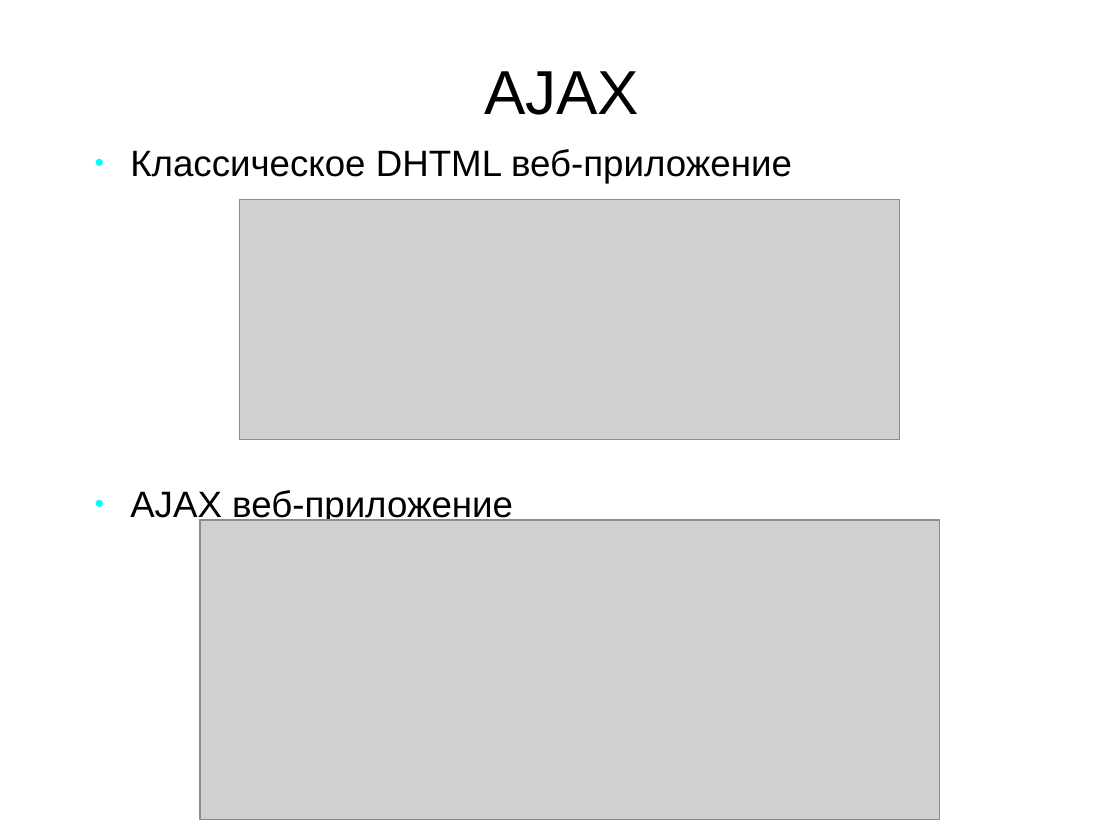
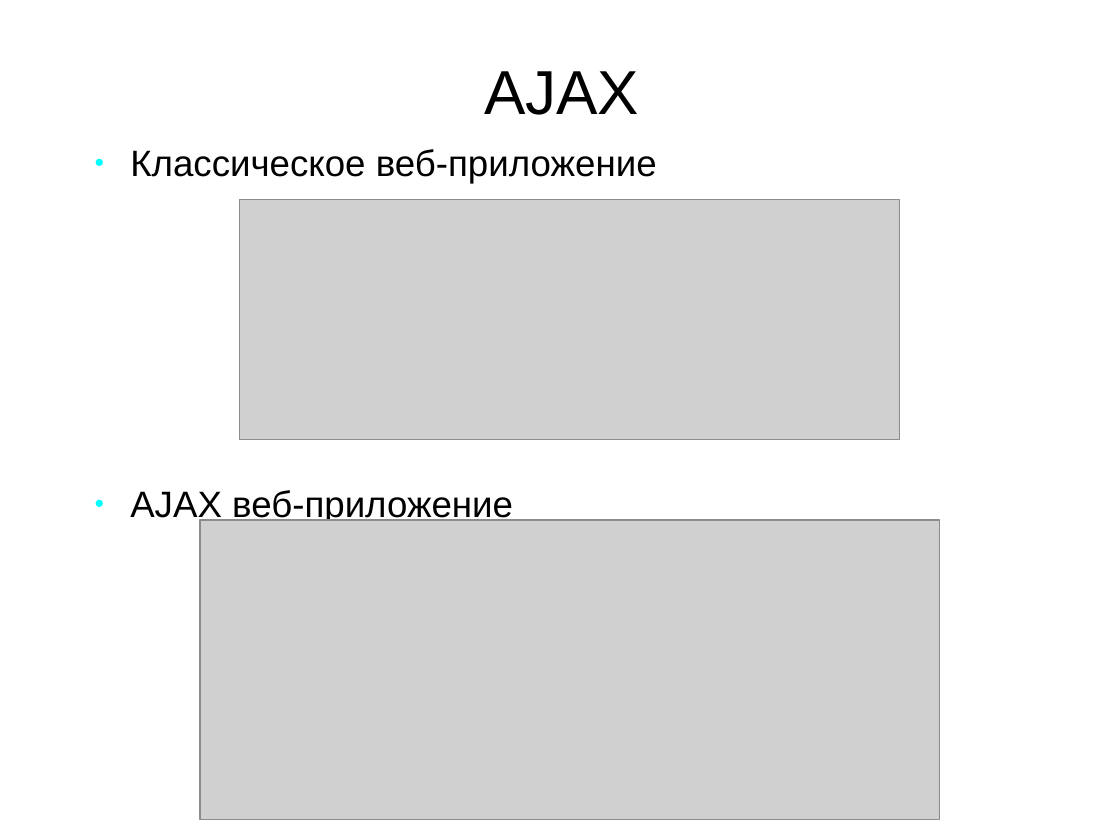
Before and after one commit to aeremenok/a-team-777, a slide deck: slide 4 of diploma/eav/diploma/demo.odp. Drawn at 1120x840 pixels with LibreOffice and Linux fonts; fonts in the diff are those of the drawing; grey boxes stand for pictures. Boxes give left, top, right and bottom in pixels: in the first picture for what was removed or moved away, otherwise in the second. Text is boxed around its words. In the diff, an @@ line names an element or a change of style, - is before the commit and + after.

```diff
--- a/diploma/eav/diploma/demo.odp
+++ b/diploma/eav/diploma/demo.odp
@@ text at (130, 149, 657, 183): text changed @@
-● Классическое DHTML веб-приложение
+● Классическое веб-приложение
```
Also in this commit, not shown: 4 other slides changed.
